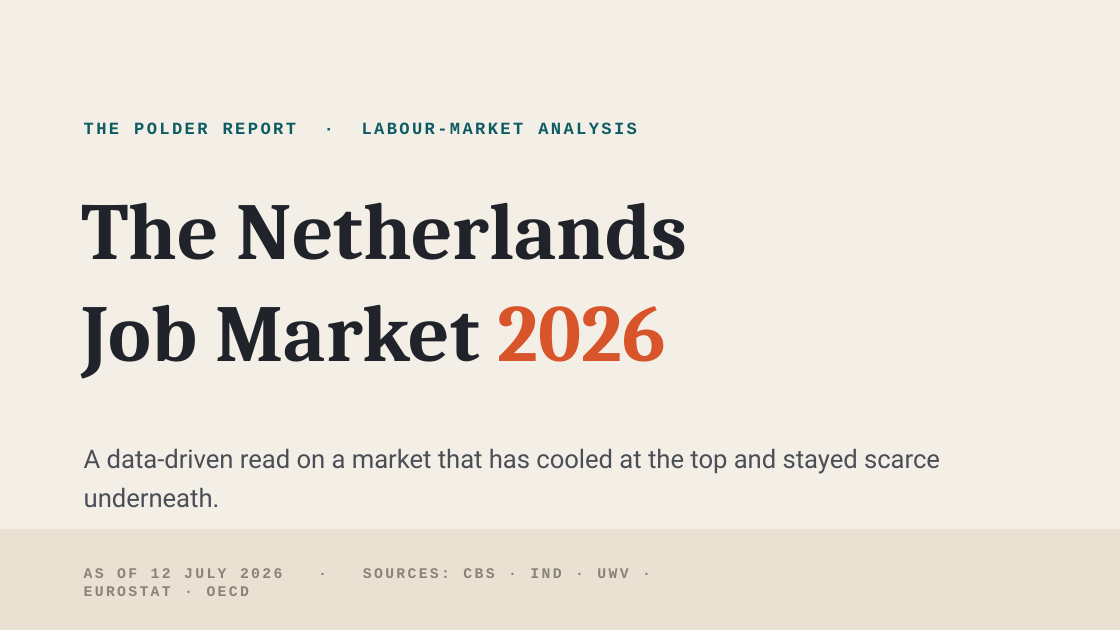
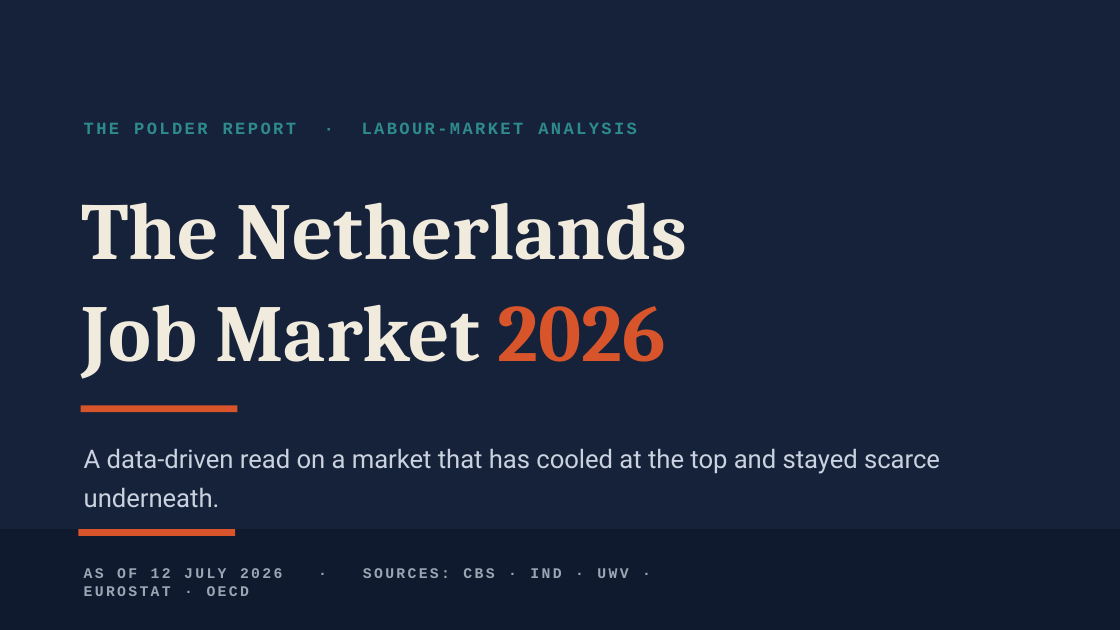
Before and after one commit to addsumtech/slides_maker-site, a slide deck: slide 1 of templates/decks/en/nl-job-market-2026/template.pptx. Drawn at 1120x630 pixels with LibreOffice and Linux fonts; fonts in the diff are those of the drawing. Boxes give left, top, right and bottom in pixels: in the first picture for what was removed or moved away, otherwise in the second. Text is boxed around its words. In the diff, an @@ line names an element or a change of style, - is before the commit and + after.

```diff
--- a/templates/decks/en/nl-job-market-2026/template.pptx
+++ b/templates/decks/en/nl-job-market-2026/template.pptx
@@ rectangle at bbox=[0, 0, 1120, 629]: fill #F4EFE6 to #16223A @@
@@ text "THE POLDER REPORT · LABOUR-MARKET ..." at bbox=[84, 122, 637, 134]: text colour #0E5C63 to #2E8A8C @@
@@ text "The Netherlands" at bbox=[81, 202, 688, 379]: text colour #20242A to #F1EBDD in "The Netherlands", "Job Market" @@
@@ rectangle added at bbox=[81, 405, 237, 412], fill #D8542A @@
@@ text "A data-driven read on a ..." at bbox=[84, 448, 940, 507]: text colour #4A4E56 to #C9D2DE @@
@@ rectangle at bbox=[0, 529, 1120, 629]: fill #EAE1D2 to #0F1A2E @@
@@ rectangle added at bbox=[78, 529, 235, 535], fill #D8542A @@
@@ text "AS OF 12 JULY 2026 ..." at bbox=[84, 568, 628, 578]: text colour #8A8478 to #9BA6B4 @@
```
Also in this commit, not shown: 12 other slides changed, 28 other files.
